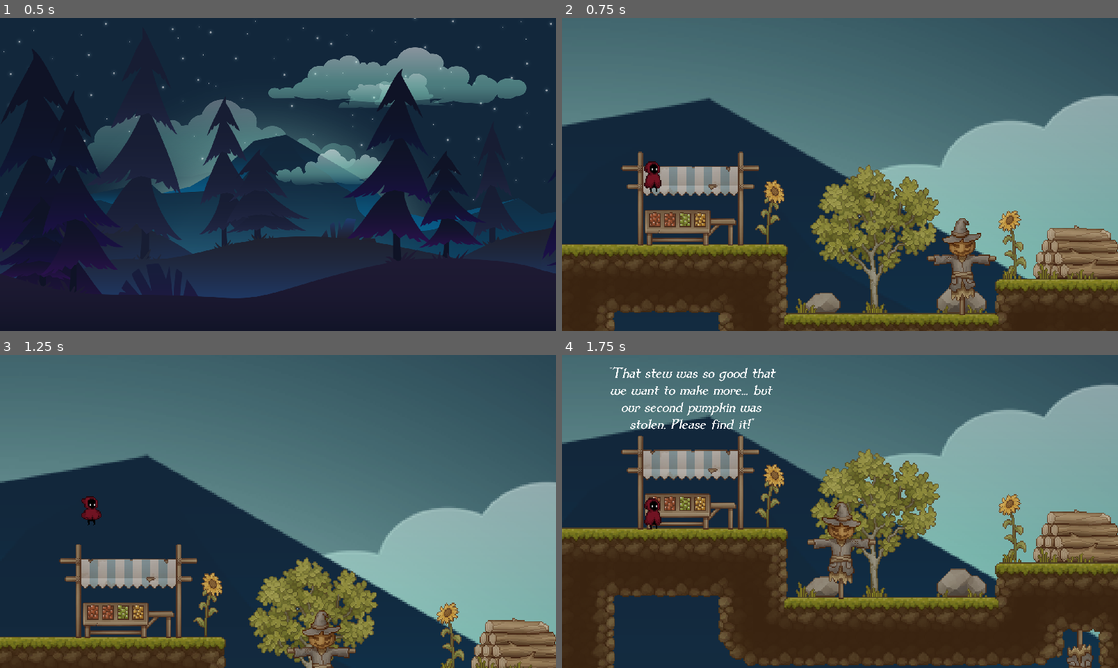
Above: before the commit, frames 1-4 (two rows, left to right).
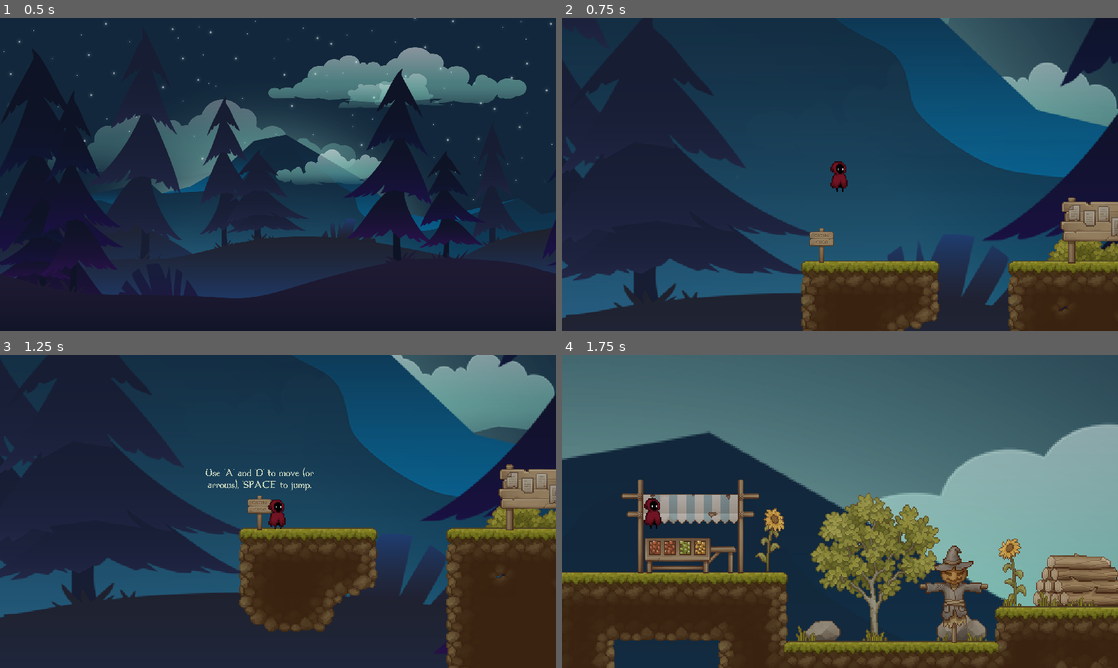
Above: after the commit, the same moments.

Repository: spencersmith24/Project2-Platformer
Game: Godot game, scene res://Scenes/credits.tscn
Same seed, same stepped clock (60 frames per second), same inputs: the game is played once before the commit and once after it. This scene is started directly instead of the project's main scene.
Inputs:
- Up to frame 1 (0.5 s): no input
- Up to frame 2 (0.75 s): tap Enter (continue) at 0.5, 0.6 s
- Up to frame 3 (1.25 s): tap Space (jump) at 0.77 s
- Up to frame 4 (1.75 s): tap E (attack) at 1.35 s; tap Space (jump) at 1.52 s; tap Enter (continue) at 1.55 s

Frame 1 is identical in both runs. In frame 2, 80% of the frame differs, in the area x 0-100%, y 0-100%; in frame 3, 80%; in frame 4, 46%.

Commit message:
create .exes

Diff:
--- a/platformer/Scenes/level1.tscn
+++ b/platformer/Scenes/level1.tscn
@@ -176,6 +176,7 @@
 canContinue = true
 
 [node name="UI" type="Control" parent="."]
+visible = false
 layout_mode = 3
 anchors_preset = 0
 
--- a/platformer/Scripts/credits.gd
+++ b/platformer/Scripts/credits.gd
@@ -3,7 +3,7 @@
 # Called every frame. 'delta' is the elapsed time since the previous frame.
 func _process(delta: float) -> void:
 	if Input.is_action_just_pressed("continue"):
-		get_tree().change_scene_to_file("res://Scenes/level1.tscn")
+		get_tree().change_scene_to_file("res://Scenes/menu.tscn")
 
 	$ParallaxBackground/Clouds_1.motion_offset.x -= -15 * delta
 	$ParallaxBackground/Clouds_2.motion_offset.x += -30 * delta
Not shown, added: platformer/export_presets.cfg
Not shown, added: Executables/The Great Pumpkin Rescue.console.exe
Not shown, added: Executables/The Great Pumpkin Rescue.exe
Not shown, added: Executables/The Great Pumpkin Rescue.pck
